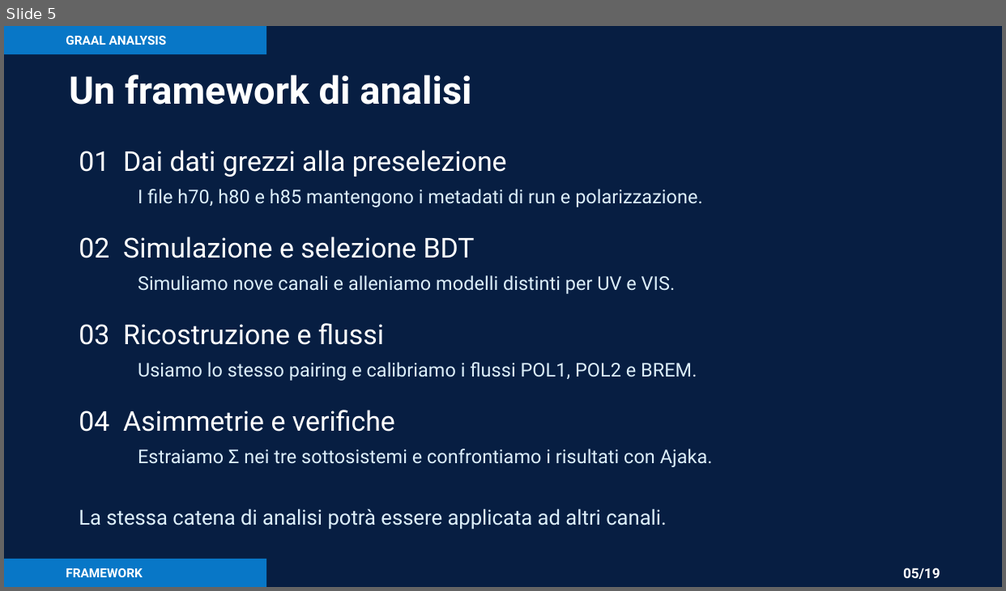
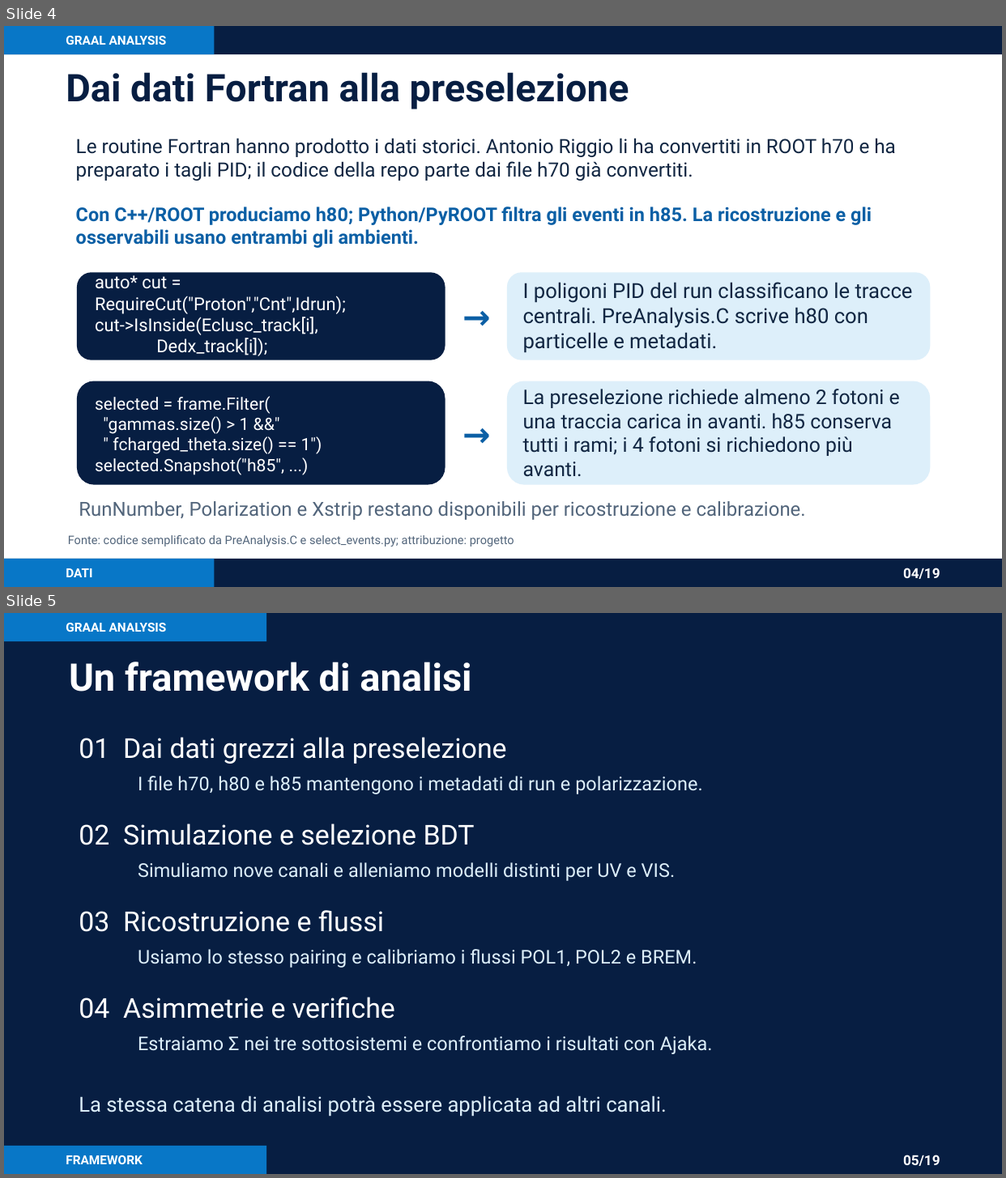
Before and after one commit to AntoninoFulci/GRAAL_Analysis, a slide deck: presentations/graal_analysis_framework_asimmetrie.pptx. Shown one above the other, each under a label of ours: slide 5 before the commit, slides 4 and 5 after it. The pictures are 1006x591 and 1006x1178 pixels, drawn with LibreOffice and Linux fonts; fonts in the diff are those of the drawing. Boxes give left, top, right and bottom in pixels: in the first picture for what was removed or moved away, otherwise in the second. Text is boxed around its words. In the diff, an @@ line names an element or a change of style, - is before the commit and + after.

```diff
--- a/presentations/graal_analysis_framework_asimmetrie.pptx
+++ b/presentations/graal_analysis_framework_asimmetrie.pptx
@@ slide 4 added at [4, 26, 1002, 587], background #FFFFFF @@
@@ rectangle added at [4, 26, 1002, 54], fill #071E42 @@
@@ rectangle added at [4, 26, 215, 54], fill #0877C7 @@
@@ text added at [66, 36, 167, 45], 9 pt, text #FFFFFF, bold @@
+GRAAL ANALYSIS
@@ text added at [66, 72, 629, 109], 27.5 pt, text #071E42, bold @@
+Dai dati Fortran alla preselezione
@@ text added at [76, 138, 896, 181], 14.2 pt, text #112642 @@
+Le routine Fortran hanno prodotto i dati storici. Antonio Riggio li ha convertiti in ROOT h70 e ha preparato i tagli PID; il codice della repo parte dai file h70 già convertiti.
@@ text added at [76, 207, 872, 248], 13.8 pt, text #0B5FA5, bold @@
+Con C++/ROOT produciamo h80; Python/PyROOT filtra gli eventi in h85. La ricostruzione e gli osservabili usano entrambi gli ambienti.
@@ rounded rectangle added at [77, 272, 445, 361], fill #071E42 @@
@@ text added at [95, 272, 346, 356], 12.8 pt, text #FFFFFF @@
+auto* cut = RequireCut("Proton","Cnt",Idrun);
+cut->IsInside(Eclusc_track[i],
+Dedx_track[i]);
@@ text added at [454, 284, 499, 348], 24.1 pt, text #0B5FA5, bold @@
+→
@@ rounded rectangle added at [507, 272, 930, 361], fill #DDEFFA @@
@@ text added at [523, 282, 913, 353], 15 pt, text #112642 @@
+I poligoni PID del run classificano le tracce centrali. PreAnalysis.C scrive h80 con particelle e metadati.
@@ rounded rectangle added at [77, 382, 445, 485], fill #071E42 @@
@@ rounded rectangle added at [507, 382, 930, 485], fill #DDEFFA @@
@@ text added at [523, 389, 900, 477], 14.5 pt, text #112642 @@
+La preselezione richiede almeno 2 fotoni e una traccia carica in avanti. h85 conserva tutti i rami; i 4 fotoni si richiedono più avanti.
@@ text added at [95, 396, 322, 476], 12.3 pt, text #FFFFFF @@
+selected = frame.Filter(
+"gammas.size() > 1 &&"
+" fcharged_theta.size() == 1")
+selected.Snapshot("h85", ...)
@@ text added at [454, 401, 499, 465], 24.1 pt, text #0B5FA5, bold @@
+→
@@ text added at [79, 501, 806, 520], 14 pt, text #52657B @@
+RunNumber, Polarization e Xstrip restano disponibili per ricostruzione e calibrazione.
@@ text added at [68, 535, 514, 547], 8.5 pt, text #52657B @@
+Fonte: codice semplificato da PreAnalysis.C e select_events.py; attribuzione: progetto
@@ rectangle added at [4, 559, 1002, 587], fill #071E42 @@
@@ rectangle added at [4, 559, 215, 587], fill #0877C7 @@
@@ text added at [66, 569, 92, 578], 9 pt, text #FFFFFF, bold @@
+DATI
@@ text added at [903, 568, 940, 579], 10 pt, text #FFFFFF, bold @@
+04/19
```
Also in this commit, not shown: 1 slide changed, 1 other slide added, 2 slides removed, 3 other files.
